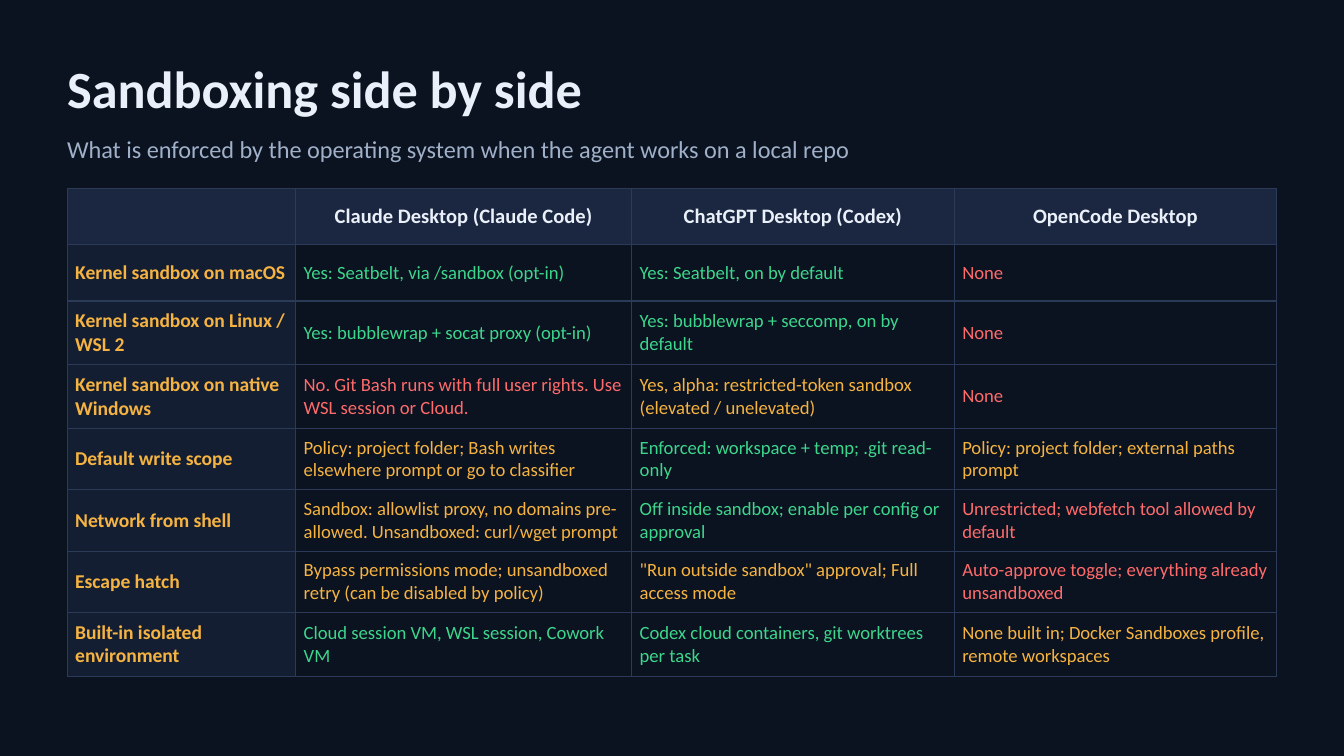
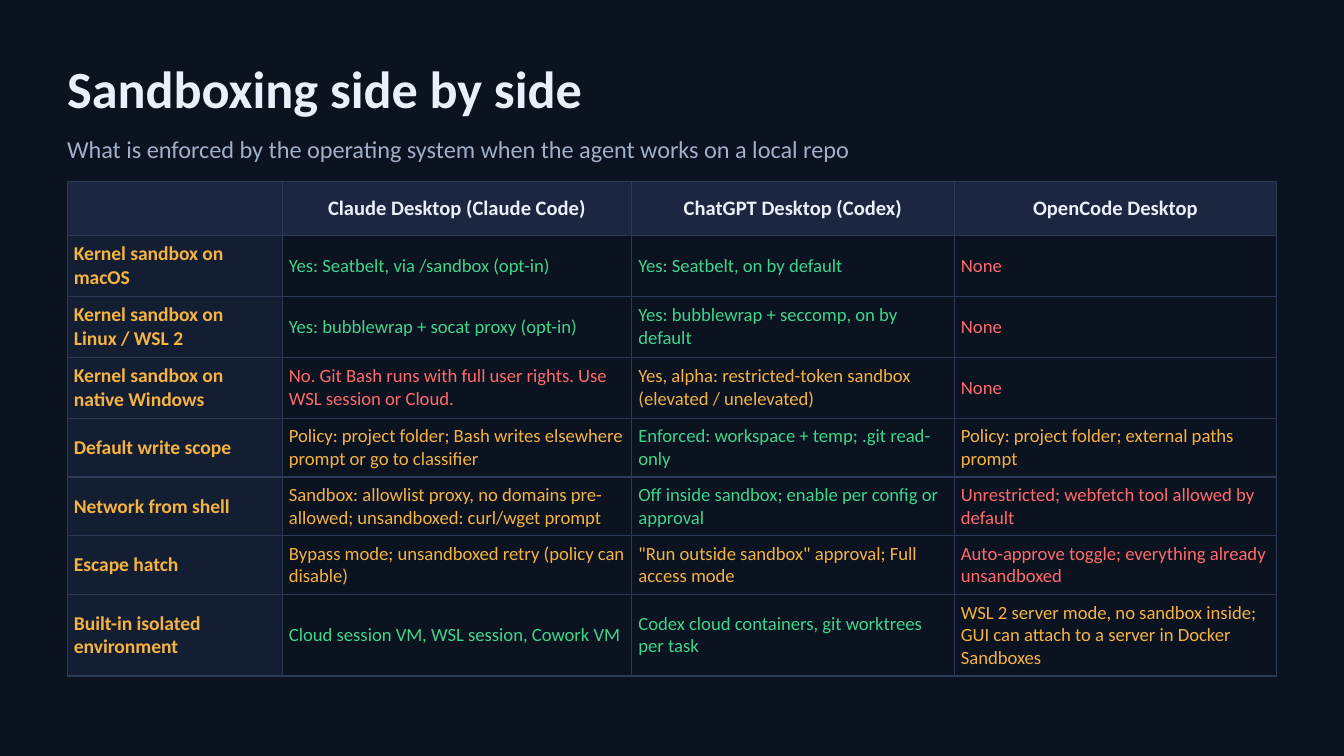
Before and after one commit to MichaelWakileh/contoso-creative-writer, a slide deck: slide 7 of docs/presentations/desktop-coding-agents-sandboxing-comparison.pptx (slide 6 before the commit). Drawn at 1344x756 pixels with LibreOffice and Linux fonts; fonts in the diff are those of the drawing. Boxes give left, top, right and bottom in pixels: in the first picture for what was removed or moved away, otherwise in the second. Text is boxed around its words. In the diff, an @@ line names an element or a change of style, - is before the commit and + after.

```diff
--- a/docs/presentations/desktop-coding-agents-sandboxing-comparison.pptx
+++ b/docs/presentations/desktop-coding-agents-sandboxing-comparison.pptx
@@ table at box(67, 181, 1277, 668) @@
-row 6, column 2: Sandbox: allowlist proxy, no domains pre-allowed. Unsandboxed: curl/wget prompt
+row 6, column 2: Sandbox: allowlist proxy, no domains pre-allowed; unsandboxed: curl/wget prompt
-row 7, column 2: Bypass permissions mode; unsandboxed retry (can be disabled by policy)
+row 7, column 2: Bypass mode; unsandboxed retry (policy can disable)
-row 8, column 4: None built in; Docker Sandboxes profile, remote workspaces
+row 8, column 4: WSL 2 server mode, no sandbox inside; GUI can attach to a server in Docker Sandboxes
@@ table: place and size @@
-table at box(67, 188, 1277, 669)
+table at box(67, 181, 1277, 668)
```
Also in this commit, not shown: 3 other slides changed, 1 slide added.
